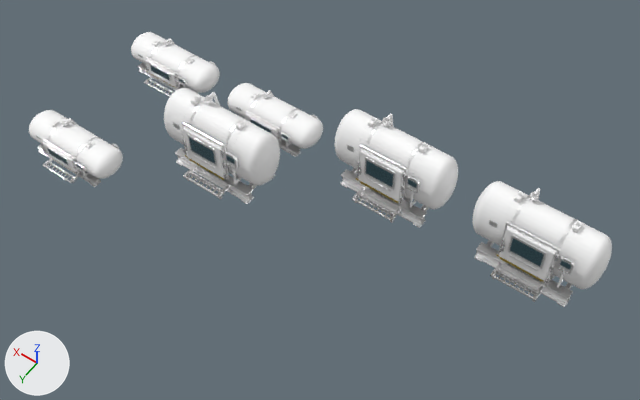
Two versions of the glTF model ship/3d/models/chunks/xuanshu_interior_C02.glb, one commit apart.
One viewpoint serves both versions: a 50 mm lens placed at (56.7, -1.09, 14.89), pointed at (62.25, -8.86, 2.68). Every picture has the same lights, and +X, +Y and +Z are marked at lower left. The first picture is the older version.

Objects in the first picture: 'UNIT-MED-001_LOD04', 'UNIT-MED-001_LOD05', 'UNIT-MED-001_LOD06', 'UNIT-MED-001_LOD07', 'UNIT-MED-001_LOD08', 'UNIT-MED-001_LOD09'.
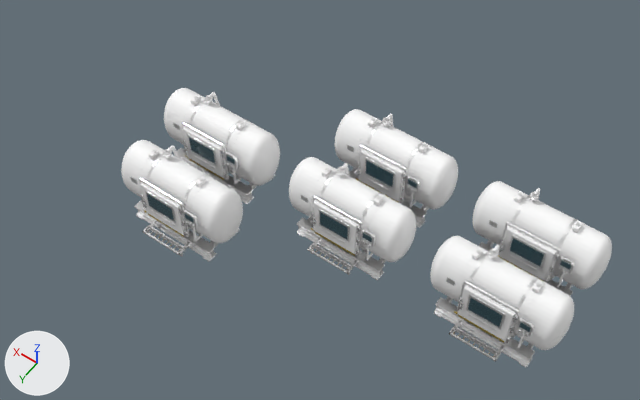
Diff of the bpy script that builds the scene:
```diff
--- a/ship/3d/models/chunks/xuanshu_interior_C02.glb.py
+++ b/ship/3d/models/chunks/xuanshu_interior_C02.glb.py
@@ me_unit_med_001_lod03 @@
+me_unit_med_001_lod03.from_pydata(...)  # 10344 vertices, 20212 faces; spans x 60.42..62.77, y -9.34..-8.16, z 2.0..3.66
+# faces by material slot: [1908, 216, 2980, 13760, 352, 564, 216, 216]
+me_unit_med_001_lod03.materials.append(mat_hi_paint)  # white #ffffff
+me_unit_med_001_lod03.materials.append(mat_hi_paint_d)  # white #ffffff
+me_unit_med_001_lod03.materials.append(mat_hi_steel)  # white #ffffff
+me_unit_med_001_lod03.materials.append(mat_hi_dksteel)  # white #ffffff
+me_unit_med_001_lod03.materials.append(mat_hi_rubber)  # white #ffffff
+me_unit_med_001_lod03.materials.append(mat_hi_glass)  # dark cyan #27383e
+me_unit_med_001_lod03.materials.append(mat_hi_haz)  # yellow #aa8f27
+me_unit_med_001_lod03.materials.append(mat_hi_label)  # light grey #bfc0c0
@@ me_unit_med_001_lod02 @@
+me_unit_med_001_lod02.from_pydata(...)  # 10344 vertices, 20212 faces; spans x 57.57..59.92, y -9.34..-8.16, z 2.0..3.66
+# faces by material slot: [1908, 216, 2980, 13760, 352, 564, 216, 216]
+me_unit_med_001_lod02.materials.append(mat_hi_paint)  # white #ffffff
+me_unit_med_001_lod02.materials.append(mat_hi_paint_d)  # white #ffffff
+me_unit_med_001_lod02.materials.append(mat_hi_steel)  # white #ffffff
+me_unit_med_001_lod02.materials.append(mat_hi_dksteel)  # white #ffffff
+me_unit_med_001_lod02.materials.append(mat_hi_rubber)  # white #ffffff
+me_unit_med_001_lod02.materials.append(mat_hi_glass)  # dark cyan #27383e
+me_unit_med_001_lod02.materials.append(mat_hi_haz)  # yellow #aa8f27
+me_unit_med_001_lod02.materials.append(mat_hi_label)  # light grey #bfc0c0
@@ me_unit_med_001_lod01 @@
+me_unit_med_001_lod01.from_pydata(...)  # 10344 vertices, 20212 faces; spans x 63.02..65.37, y -7.95..-6.78, z 2.0..3.66
+# faces by material slot: [1908, 216, 2980, 13760, 352, 564, 216, 216]
+me_unit_med_001_lod01.materials.append(mat_hi_paint)  # white #ffffff
+me_unit_med_001_lod01.materials.append(mat_hi_paint_d)  # white #ffffff
+me_unit_med_001_lod01.materials.append(mat_hi_steel)  # white #ffffff
+me_unit_med_001_lod01.materials.append(mat_hi_dksteel)  # white #ffffff
+me_unit_med_001_lod01.materials.append(mat_hi_rubber)  # white #ffffff
+me_unit_med_001_lod01.materials.append(mat_hi_glass)  # dark cyan #27383e
+me_unit_med_001_lod01.materials.append(mat_hi_haz)  # yellow #aa8f27
+me_unit_med_001_lod01.materials.append(mat_hi_label)  # light grey #bfc0c0
@@ ob_unit_med_001_lod07 @@
-ob_unit_med_001_lod07 = bpy.data.objects.new('UNIT-MED-001_LOD07', me_unit_med_001_lod07)
-ob_unit_med_001_lod07.location = (0.0, 0.0, 0.0)
@@ ob_unit_med_001_lod08 @@
-ob_unit_med_001_lod08 = bpy.data.objects.new('UNIT-MED-001_LOD08', me_unit_med_001_lod08)
-ob_unit_med_001_lod08.location = (0.0, 0.0, 0.0)
@@ ob_unit_med_001_lod09 @@
-ob_unit_med_001_lod09 = bpy.data.objects.new('UNIT-MED-001_LOD09', me_unit_med_001_lod09)
-ob_unit_med_001_lod09.location = (0.0, 0.0, 0.0)
@@ ob_unit_med_001_lod03 @@
+ob_unit_med_001_lod03 = bpy.data.objects.new('UNIT-MED-001_LOD03', me_unit_med_001_lod03)
+ob_unit_med_001_lod03.location = (0.0, 0.0, 0.0)
@@ ob_unit_med_001_lod02 @@
+ob_unit_med_001_lod02 = bpy.data.objects.new('UNIT-MED-001_LOD02', me_unit_med_001_lod02)
+ob_unit_med_001_lod02.location = (0.0, 0.0, 0.0)
@@ ob_unit_med_001_lod01 @@
+ob_unit_med_001_lod01 = bpy.data.objects.new('UNIT-MED-001_LOD01', me_unit_med_001_lod01)
+ob_unit_med_001_lod01.location = (0.0, 0.0, 0.0)
```

Boxes (x1, y1, x2, y2) around the edits, measured in the pictures (640 x 400 px):
'UNIT-MED-001_LOD02', added
    after: (430, 236, 574, 367)
    faces in mat_hi_paint (white #ffffff): (430, 236, 574, 350)
    faces in mat_hi_dksteel (white #ffffff): (434, 248, 561, 367)
    faces in mat_hi_glass (dark cyan #27383e): (468, 298, 531, 332)
    faces in mat_hi_steel (white #ffffff): (453, 248, 528, 357)
    faces in mat_hi_rubber (white #ffffff): (464, 245, 524, 348)
'UNIT-MED-001_LOD03', added
    after: (289, 157, 416, 280)
    faces in mat_hi_paint (white #ffffff): (289, 157, 416, 262)
    faces in mat_hi_dksteel (white #ffffff): (297, 167, 405, 280)
    faces in mat_hi_glass (dark cyan #27383e): (320, 212, 372, 242)
    faces in mat_hi_steel (white #ffffff): (311, 166, 371, 271)
    faces in mat_hi_rubber (white #ffffff): (314, 163, 371, 260)
'UNIT-MED-001_LOD01', added
    after: (121, 140, 243, 261)
    faces in mat_hi_paint (white #ffffff): (121, 140, 243, 243)
    faces in mat_hi_dksteel (white #ffffff): (134, 149, 240, 261)
    faces in mat_hi_glass (dark cyan #27383e): (147, 194, 193, 223)
    faces in mat_hi_steel (white #ffffff): (141, 150, 194, 252)
    faces in mat_hi_rubber (white #ffffff): (140, 146, 201, 242)
'UNIT-MED-001_LOD07', deleted
    before: (29, 110, 123, 187)
    faces in mat_hi_paint (white #ffffff): (29, 110, 123, 179)
    faces in mat_hi_dksteel (white #ffffff): (37, 121, 119, 187)
'UNIT-MED-001_LOD08', deleted
    before: (227, 83, 323, 157)
    faces in mat_hi_paint (white #ffffff): (227, 83, 323, 149)
    faces in mat_hi_dksteel (white #ffffff): (238, 93, 319, 157)
'UNIT-MED-001_LOD09', deleted
    before: (131, 32, 220, 97)
    faces in mat_hi_paint (white #ffffff): (131, 32, 220, 93)
    faces in mat_hi_dksteel (white #ffffff): (138, 41, 216, 97)
